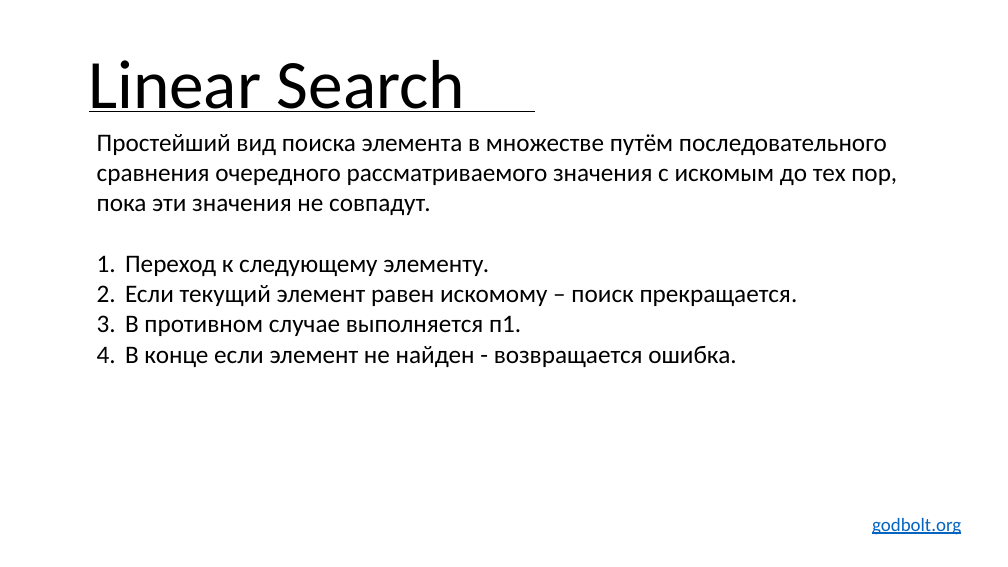
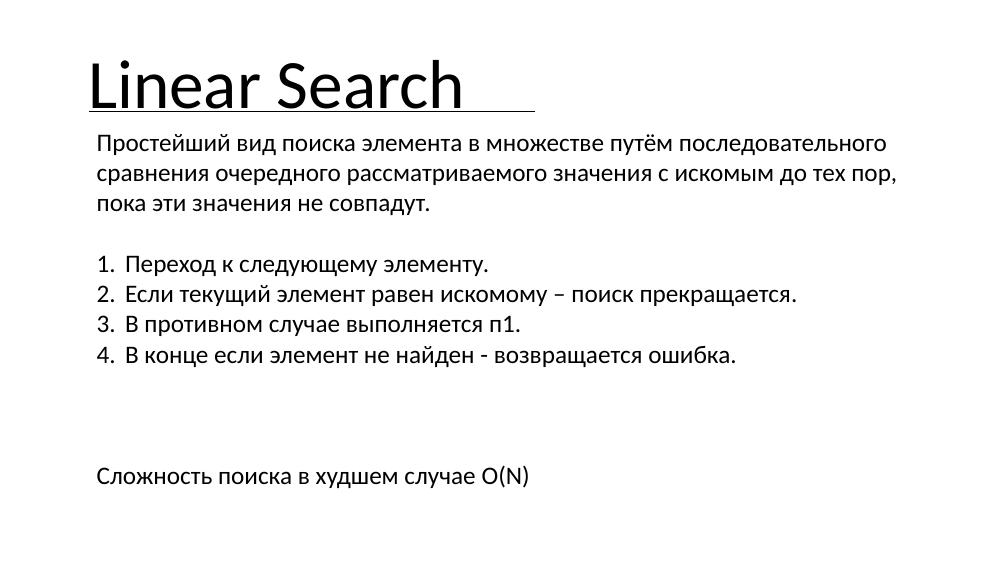
Before and after one commit to smurfomen/education-cpp, a slide deck: slide 2 of 03_search_algorithms/03_search_algorithms.pptx. Drawn at 1008x567 pixels with LibreOffice and Linux fonts; fonts in the diff are those of the drawing. Boxes give left, top, right and bottom in pixels: in the first picture for what was removed or moved away, otherwise in the second. Text is boxed around its words. In the diff, an @@ line names an element or a change of style, - is before the commit and + after.

```diff
--- a/03_search_algorithms/03_search_algorithms.pptx
+++ b/03_search_algorithms/03_search_algorithms.pptx
@@ text at bbox=[97, 465, 530, 488]: paragraph added @@
+Сложность поиска в худшем случае O(N)
@@ text removed at bbox=[872, 518, 961, 535] @@
-godbolt.org
```
Also in this commit, not shown: 2 other slides changed, 3 slides added, 2 other files.
